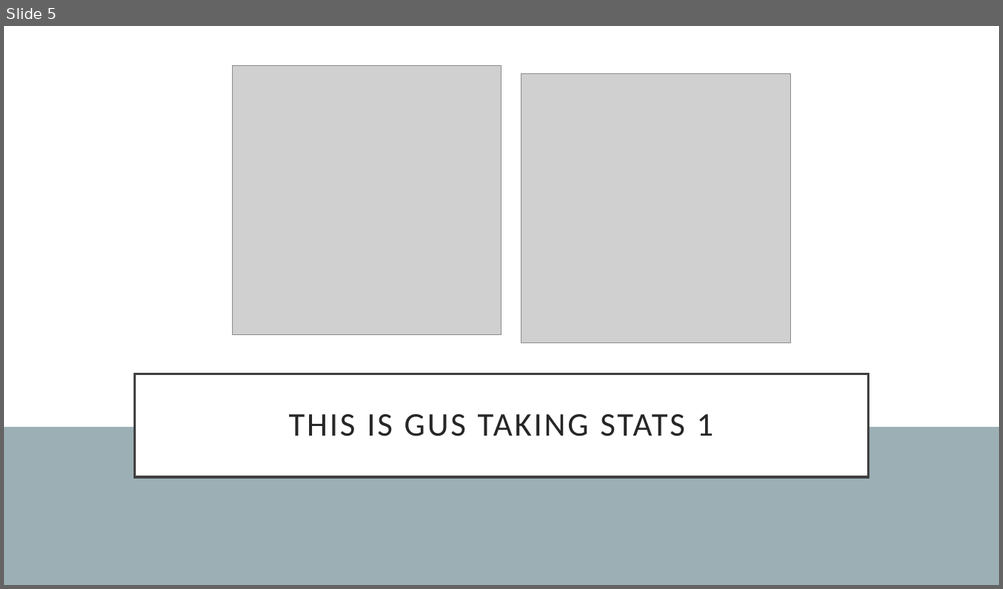
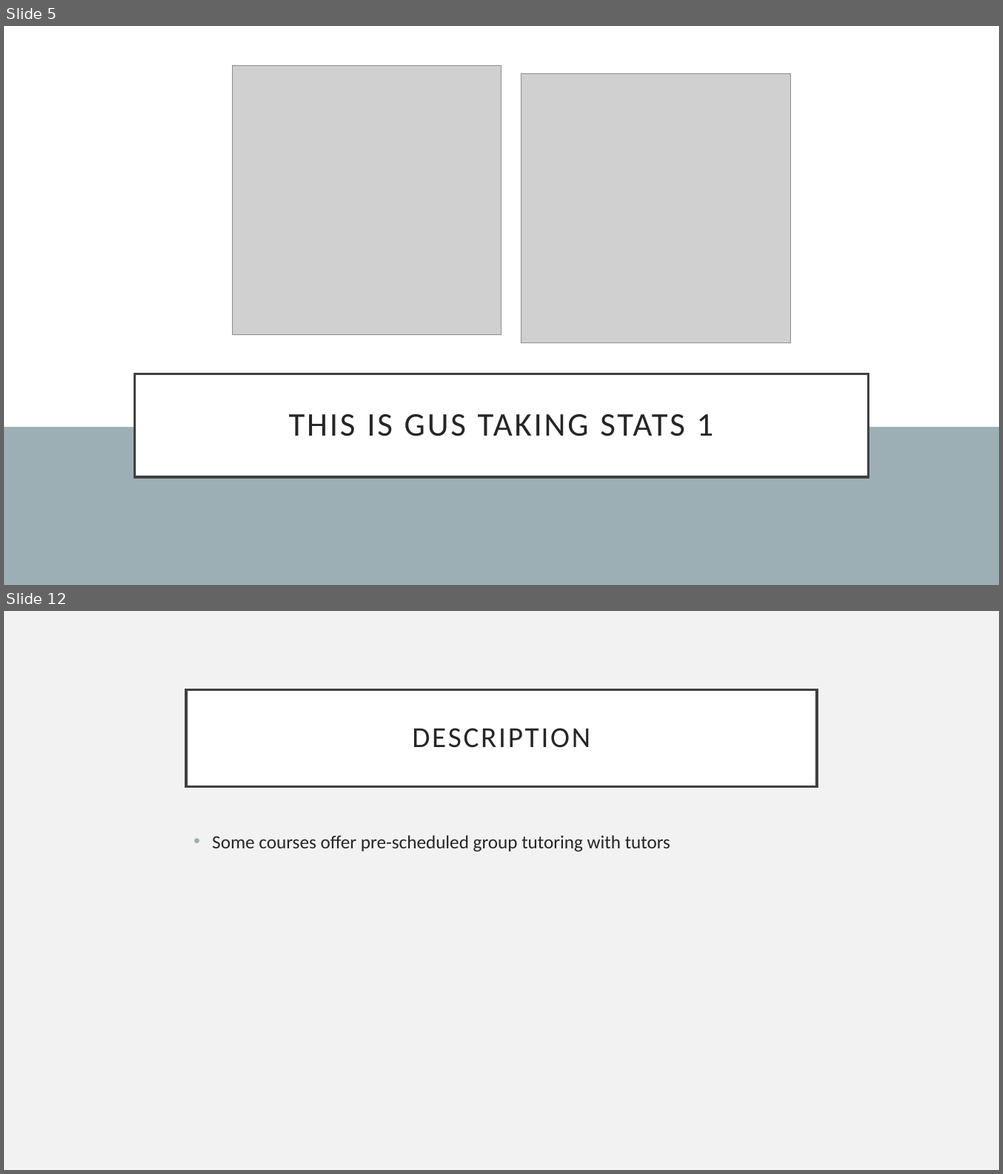
Before and after one commit to guslipkin/Fall2021, a slide deck: ECO 3930 ~ Contemporary Economics/Final Paper/FinalPaper.pptx. Shown one above the other, each under a label of ours: slide 5 before the commit, slides 5 and 12 after it; the slides between them are not shown. The pictures are 1003x589 and 1003x1174 pixels, drawn with LibreOffice and Linux fonts; fonts in the diff are those of the drawing; grey boxes stand for pictures. Boxes give left, top, right and bottom in pixels: in the first picture for what was removed or moved away, otherwise in the second. Text is boxed around its words. In the diff, an @@ line names an element or a change of style, - is before the commit and + after.

```diff
--- a/ECO 3930 ~ Contemporary Economics/Final Paper/FinalPaper.pptx
+++ b/ECO 3930 ~ Contemporary Economics/Final Paper/FinalPaper.pptx
@@ slide 12 added at [4, 611, 999, 1170], background #F2F2F2 @@
@@ title added at [186, 689, 817, 786], fill #FFFFFF, outline #404040 2.5 pt, 28 pt, text #262626 @@
+DESCRIPTION
@@ text added at [212, 835, 670, 852], 18 pt, text #262626 @@
+• Some courses offer pre-scheduled group tutoring with tutors
```
Also in this commit, not shown: 3 slides changed, 31 other slides added, 1 other file.
